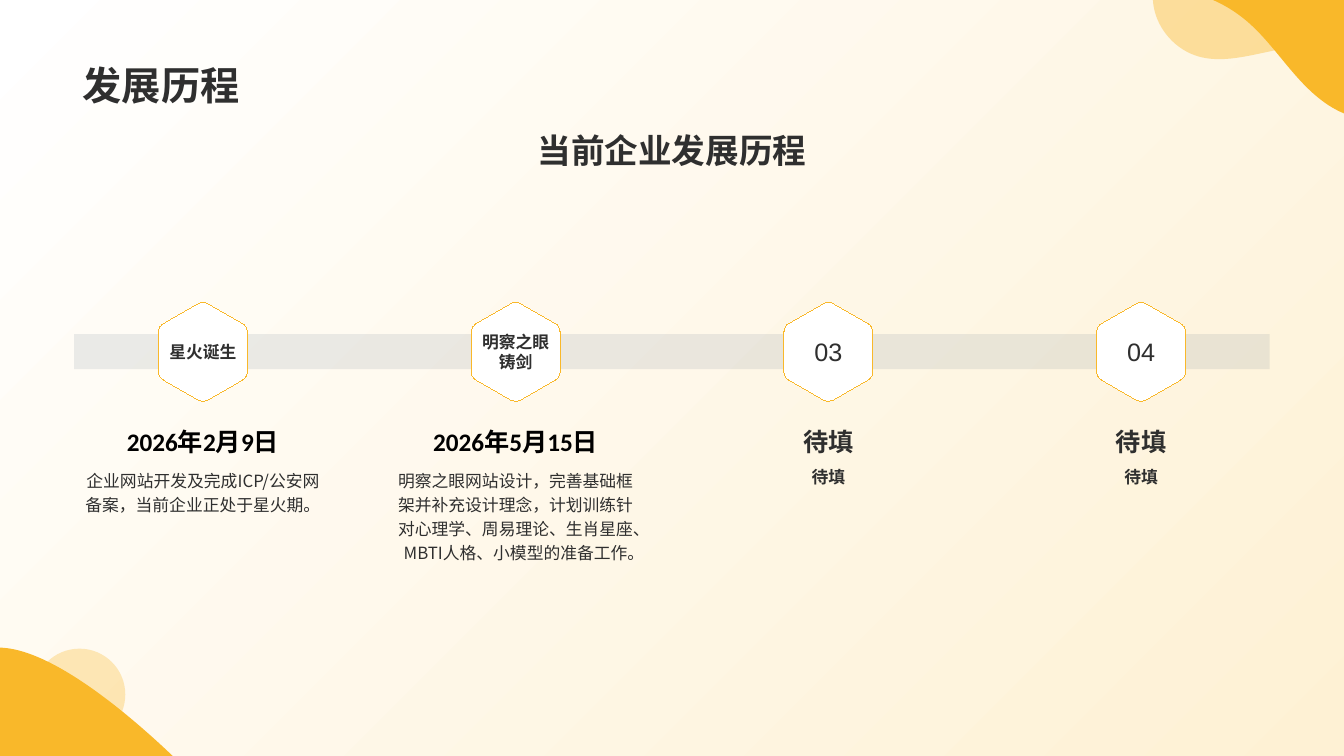
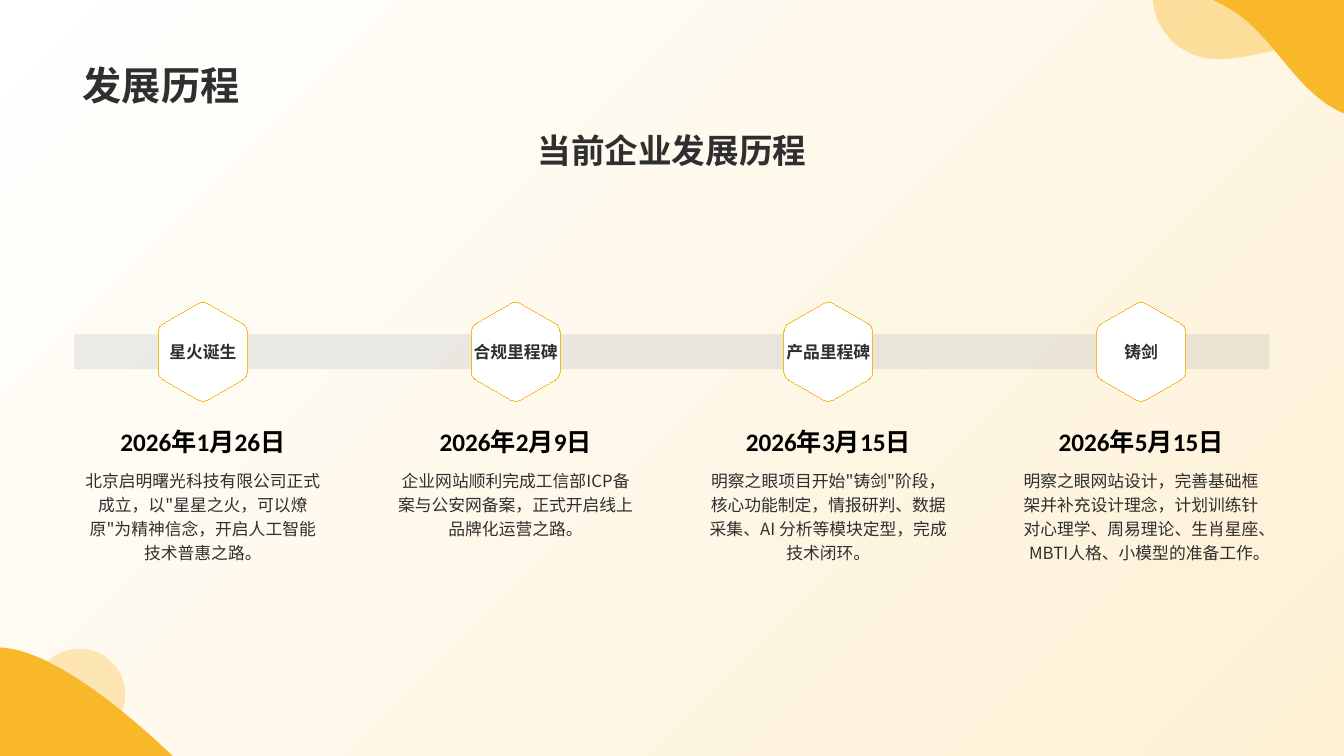
Before and after one commit to RuiWang1997/OrientDawn, a slide deck: slide 6 of OrientDawn.pptx. Drawn at 1344x756 pixels with LibreOffice and Linux fonts; fonts in the diff are those of the drawing. Boxes give left, top, right and bottom in pixels: in the first picture for what was removed or moved away, otherwise in the second. Text is boxed around its words. In the diff, an @@ line names an element or a change of style, - is before the commit and + after.

```diff
--- a/OrientDawn.pptx
+++ b/OrientDawn.pptx
@@ text in freeform shape at (x1=474, y1=344, x2=558, y2=360): text changed @@
-明察之眼
-铸剑
+合规里程碑
@@ text in freeform shape at (x1=786, y1=344, x2=870, y2=360): text changed; size 18 to 12 pt; bold on @@
-03
+产品里程碑
@@ text in freeform shape at (x1=1124, y1=344, x2=1158, y2=360): text changed; size 18 to 12 pt; bold on @@
-04
+铸剑
@@ text at (x1=120, y1=431, x2=285, y2=454): text changed @@
-2026年2月9日
+2026年1月26日
@@ text at (x1=440, y1=431, x2=592, y2=454): text changed @@
-2026年5月15日
+2026年2月9日
@@ text at (x1=746, y1=431, x2=911, y2=454): text changed; font Noto Sans CJK SC to Calibri; text colour #2F2F2F to #000000 @@
-待填
+2026年3月15日
@@ text at (x1=1059, y1=431, x2=1224, y2=454): text changed; font Noto Sans CJK SC to Calibri; text colour #2F2F2F to #000000 @@
-待填
+2026年5月15日
@@ text at (x1=85, y1=473, x2=320, y2=561): text changed @@
-企业网站开发及完成ICP/公安网备案，当前企业正处于星火期。
+北京启明曙光科技有限公司正式成立，以"星星之火，可以燎原"为精神信念，开启人工智能技术普惠之路。
@@ text at (x1=398, y1=473, x2=633, y2=537): text changed @@
-明察之眼网站设计，完善基础框架并补充设计理念，计划训练针对心理学、周易理论、生肖星座、MBTI人格、小模型的准备工作。
+企业网站顺利完成工信部ICP备案与公安网备案，正式开启线上品牌化运营之路。
@@ text at (x1=710, y1=473, x2=947, y2=561): text changed; bold off @@
-待填
+明察之眼项目开始"铸剑"阶段，核心功能制定，情报研判、数据采集、AI 分析等模块定型，完成技术闭环。
@@ text at (x1=1024, y1=473, x2=1276, y2=561): text changed; bold off @@
-待填
+明察之眼网站设计，完善基础框架并补充设计理念，计划训练针对心理学、周易理论、生肖星座、MBTI人格、小模型的准备工作。
```
Also in this commit, not shown: 1 other file.
